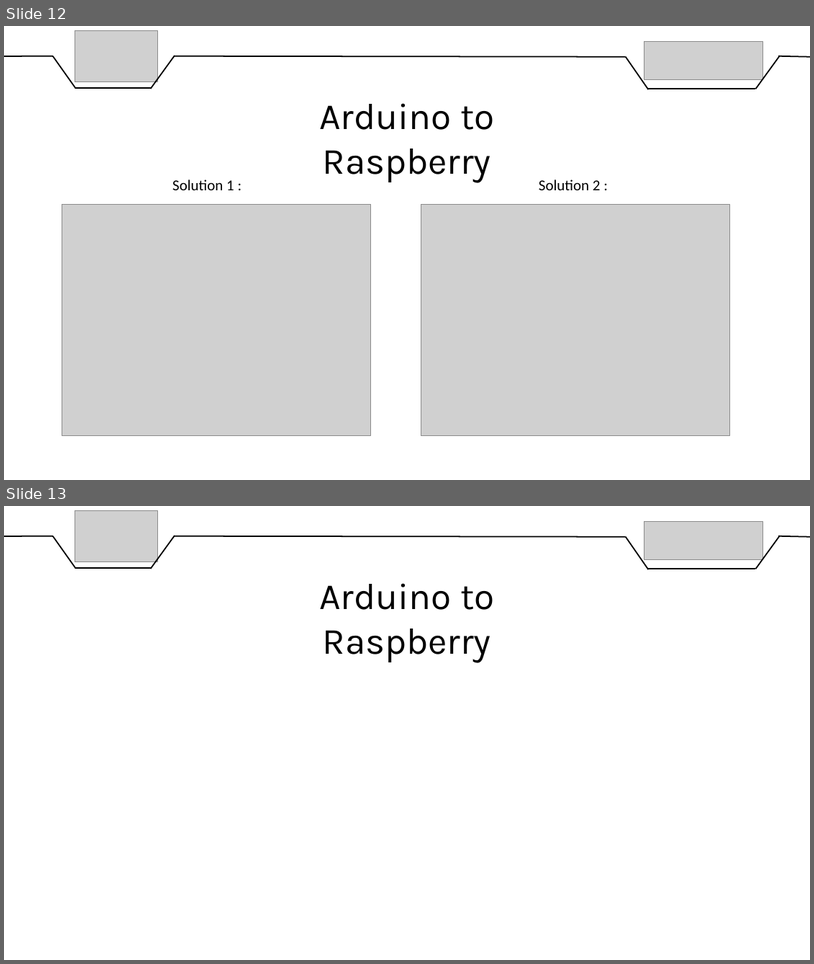
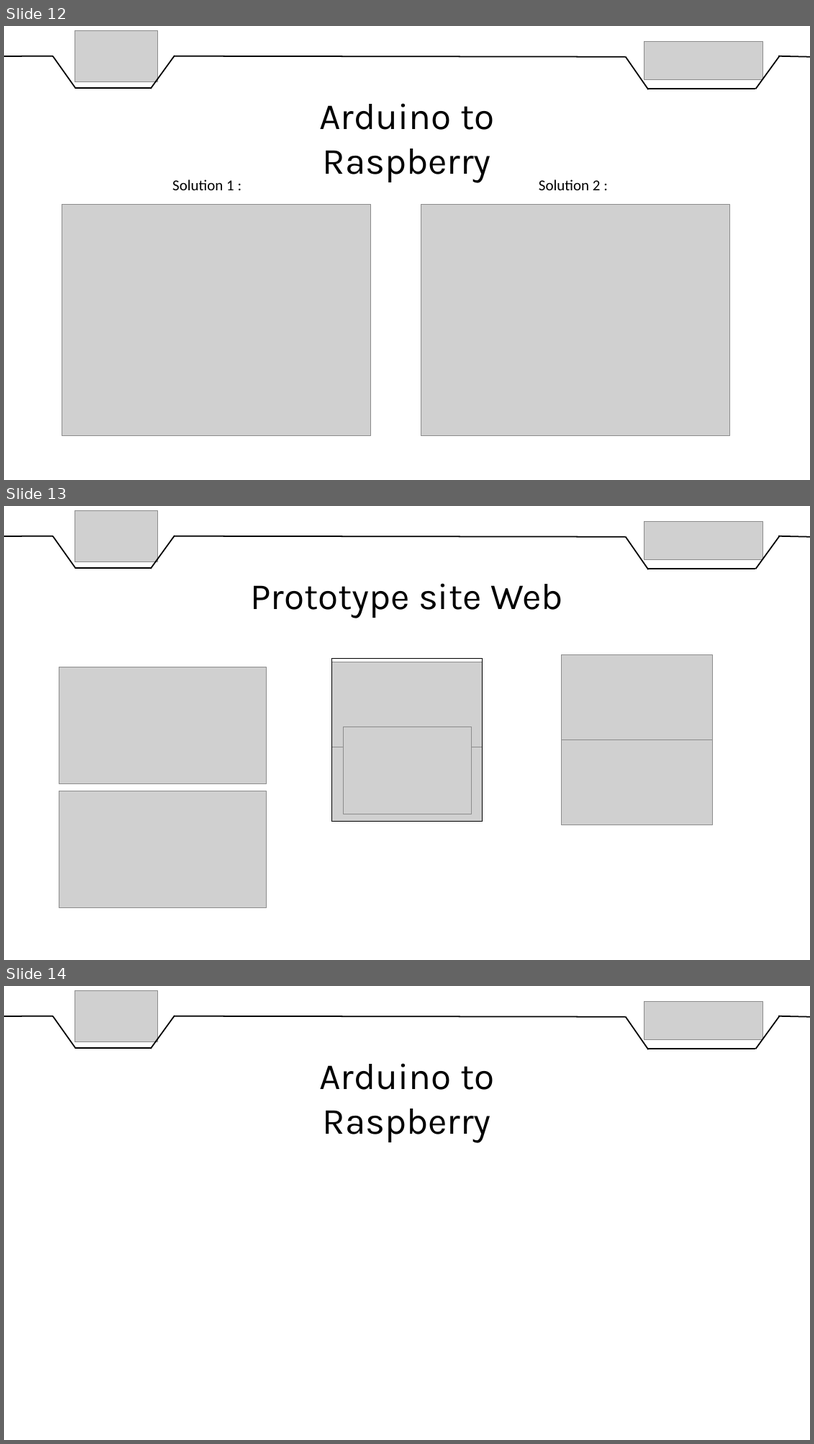
Before and after one commit to DylanChe/SupervisionSerre, a slide deck: oral_projet/revue_2/diaporama_revue_2_willy.pptx. Shown one above the other, each under a label of ours: slides 12 and 13 before the commit, slides 12, 13 and 14 after it. The pictures are 814x964 and 814x1444 pixels, drawn with LibreOffice and Linux fonts; fonts in the diff are those of the drawing; grey boxes stand for pictures. Boxes give left, top, right and bottom in pixels: in the first picture for what was removed or moved away, otherwise in the second. Text is boxed around its words. In the diff, an @@ line names an element or a change of style, - is before the commit and + after.

Commit message:
MAJ

```diff
--- a/oral_projet/revue_2/diaporama_revue_2_willy.pptx
+++ b/oral_projet/revue_2/diaporama_revue_2_willy.pptx
@@ slide 13 added at [4,506,810,960], background #FFFFFF @@
@@ picture added at [75,510,158,561] @@
@@ picture added at [645,522,764,559] @@
@@ line added from (4, 536) to (53, 536), #000000 1.5 pt @@
@@ line added from (53, 536) to (75, 569), #000000 1.5 pt @@
@@ line added from (175, 536) to (150, 569), #000000 1.5 pt @@
@@ line added from (174, 536) to (626, 537), #000000 1.5 pt @@
@@ line added from (626, 537) to (649, 569), #000000 1.5 pt @@
@@ line added from (780, 536) to (756, 569), #000000 1.5 pt @@
@@ line added from (779, 536) to (810, 537), #000000 1.5 pt @@
@@ line added from (75, 569) to (152, 569), #000000 1.5 pt @@
@@ line added from (649, 569) to (756, 569), #000000 1.5 pt @@
@@ text added at [250,583,563,618], 44 pt, text #000000 @@
+Prototype site Web
@@ picture added at [562,655,713,739] @@
@@ picture added at [59,667,267,784] @@
@@ picture added at [332,662,483,746] @@
@@ rectangle added at [332,659,483,821], outline #000000 1 pt @@
@@ picture added at [332,736,483,821] @@
@@ picture added at [343,727,471,814] @@
@@ picture added at [562,739,713,824] @@
@@ picture added at [59,791,267,908] @@
@@ what was slide 13 is now slide 14 @@
```
